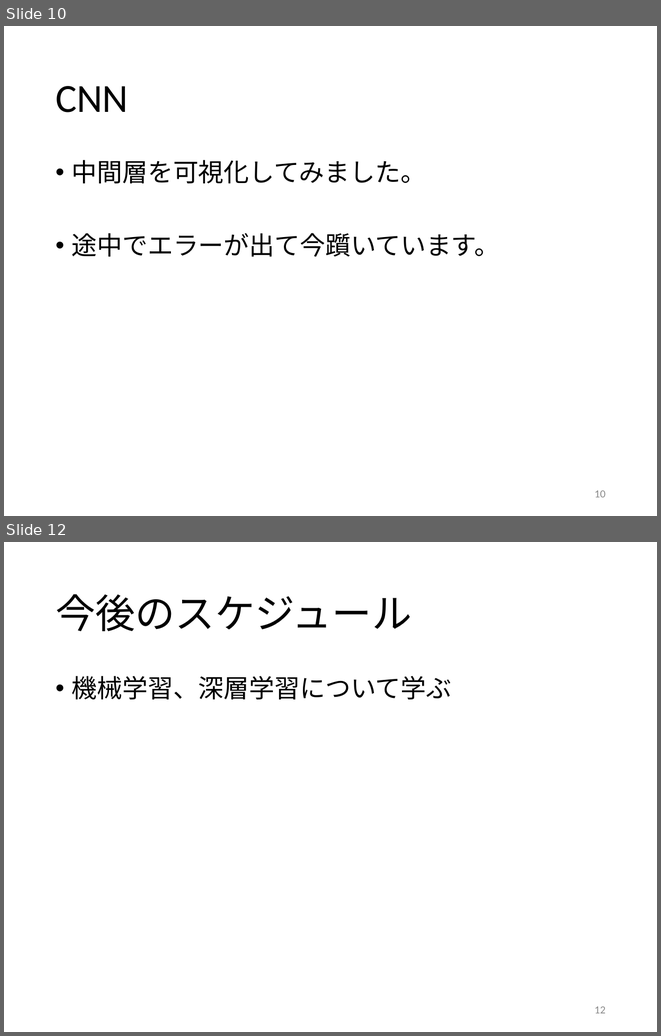
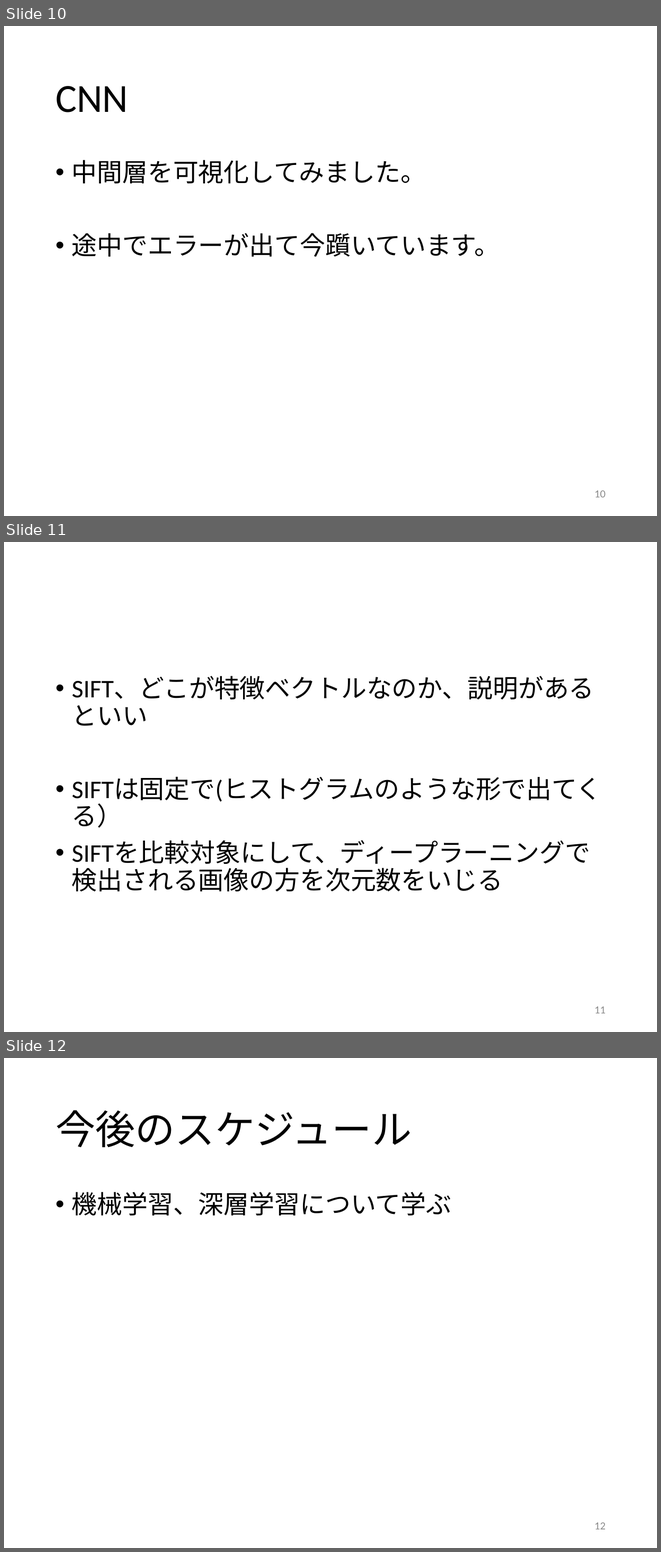
Before and after one commit to kait-takanolab/1821005-yoshioka-thesis, a slide deck: 1821005_中間発表_テンプレ - (案).pptx. Shown one above the other, each under a label of ours: slides 10 and 12 before the commit, slides 10, 11 and 12 after it; the slides between them are not shown. The pictures are 661x1036 and 661x1552 pixels, drawn with LibreOffice and Linux fonts; fonts in the diff are those of the drawing. Boxes give left, top, right and bottom in pixels: in the first picture for what was removed or moved away, otherwise in the second. Text is boxed around its words. In the diff, an @@ line names an element or a change of style, - is before the commit and + after.

```diff
--- a/1821005_中間発表_テンプレ - (案).pptx
+++ b/1821005_中間発表_テンプレ - (案).pptx
@@ slide 11 added at (4, 542, 657, 1032), background #FFFFFF @@
@@ text added at (72, 676, 602, 891), 28 pt, text #000000 @@
+• SIFT、どこが特徴ベクトルなのか、説明があるといい
+• SIFTは固定で(ヒストグラムのような形で出てくる）
+• SIFTを比較対象にして、ディープラーニングで検出される画像の方を次元数をいじる
@@ page number added at (594, 1006, 606, 1013), 12 pt, text #8C8C8C @@
+11
```
Also in this commit, not shown: 3 slides changed, 1 slide removed.
